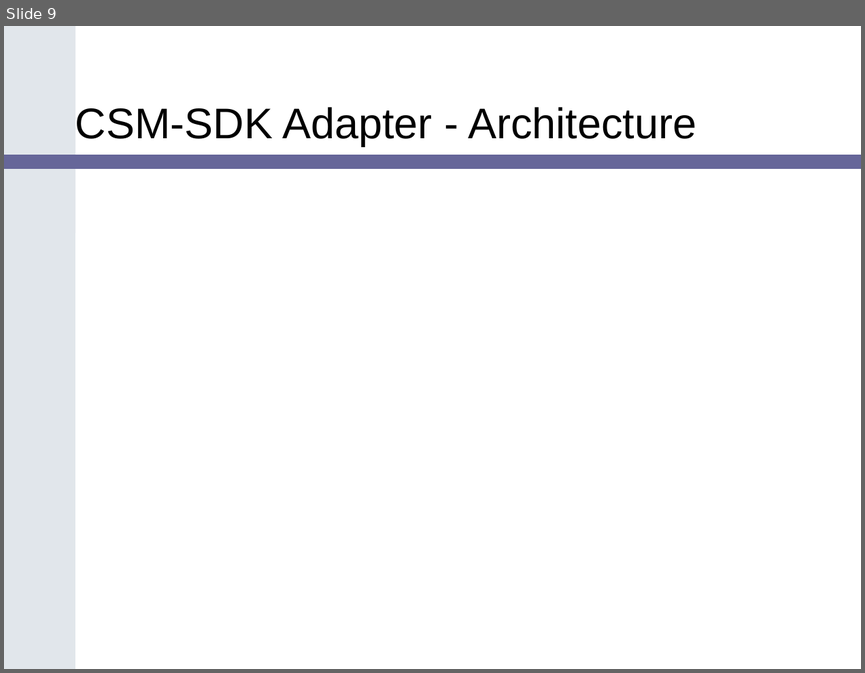
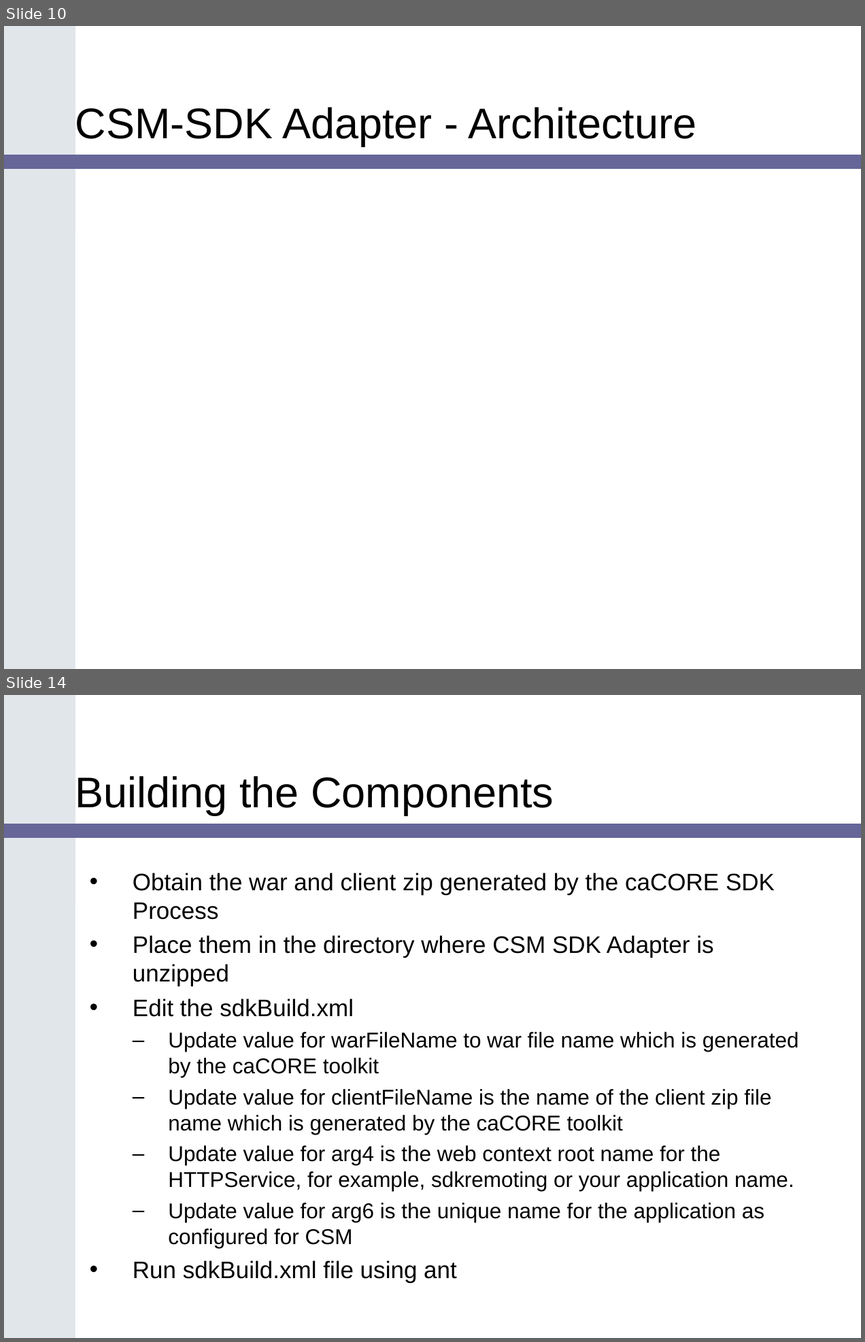
Before and after one commit to CBIIT/common-security-module-docs, a slide deck: Presentations/SDK_Bootcamp_CSM_v1.ppt. Shown one above the other, each under a label of ours: slide 9 before the commit, slides 10 and 14 after it; the slides between them are not shown. The pictures are 865x673 and 865x1342 pixels, drawn with LibreOffice and Linux fonts; fonts in the diff are those of the drawing; background and template pictures are left out. Boxes give left, top, right and bottom in pixels: in the first picture for what was removed or moved away, otherwise in the second. Text is boxed around its words. In the diff, an @@ line names an element or a change of style, - is before the commit and + after.

```diff
--- a/Presentations/SDK_Bootcamp_CSM_v1.ppt
+++ b/Presentations/SDK_Bootcamp_CSM_v1.ppt
@@ slide 14 added at [4, 695, 861, 1338], background #FFFFFF; not listed: 3 template elements that a slide beside it also shows @@
@@ title added at [75, 776, 553, 815], 36 pt, text #000000 @@
+Building the Components
@@ text added at [133, 872, 799, 1283], 18 pt, text #000000 @@
+• Obtain the war and client zip generated by the caCORE SDK Process
+• Place them in the directory where CSM SDK Adapter is unzipped
+• Edit the sdkBuild.xml
+  – Update value for warFileName to war file name which is generated by the caCORE toolkit
+  – Update value for clientFileName is the name of the client zip file name which is generated by the caCORE toolkit
+  – Update value for arg4 is the web context root name for the HTTPService, for example, sdkremoting or your application name.
+  – Update value for arg6 is the unique name for the application as configured for CSM
+• Run sdkBuild.xml file using ant
@@ what was slide 9 is now slide 10 @@
```
Also in this commit, not shown: 9 slides changed, 10 other slides added, 11 slides removed, 1 other file.
